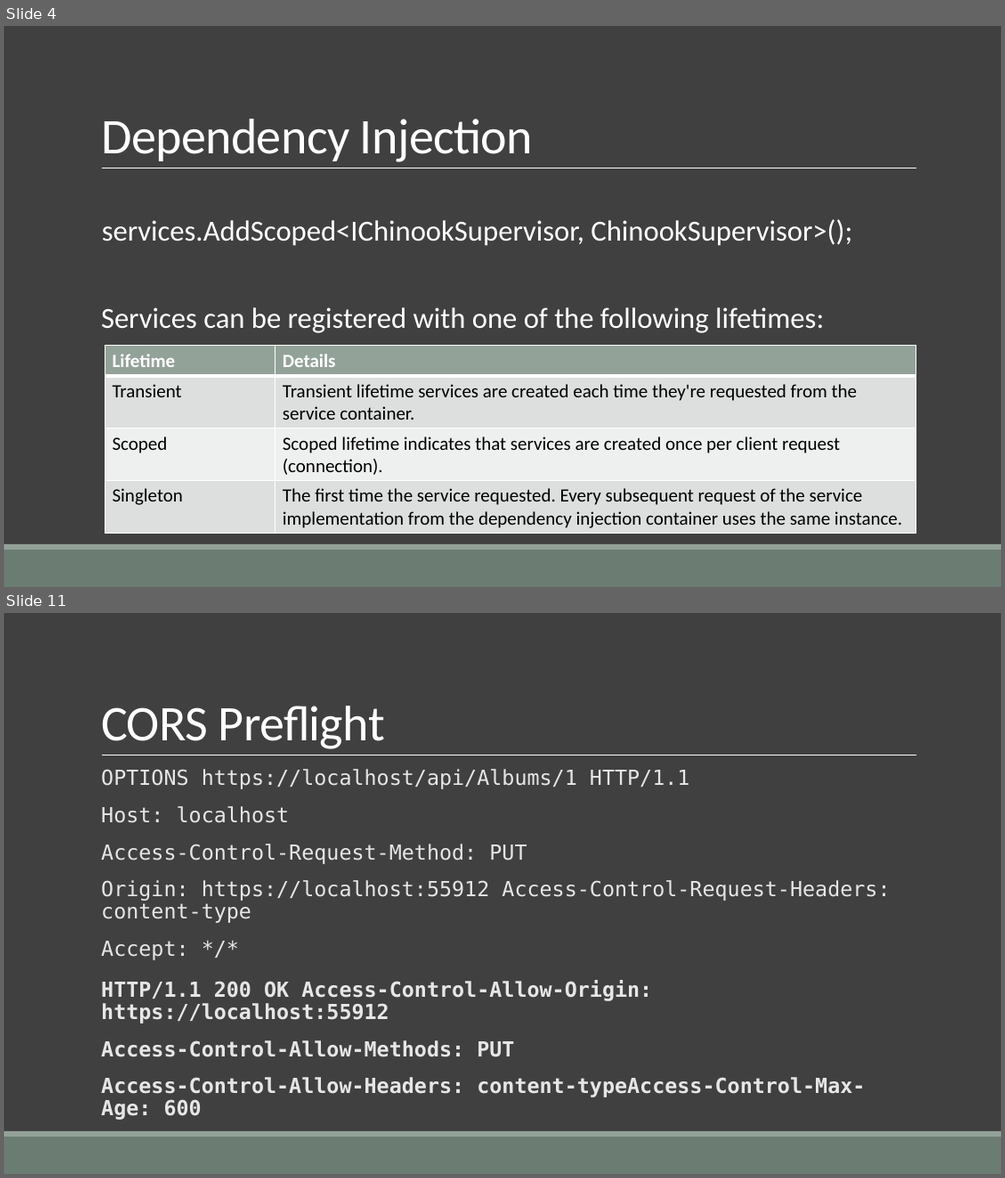
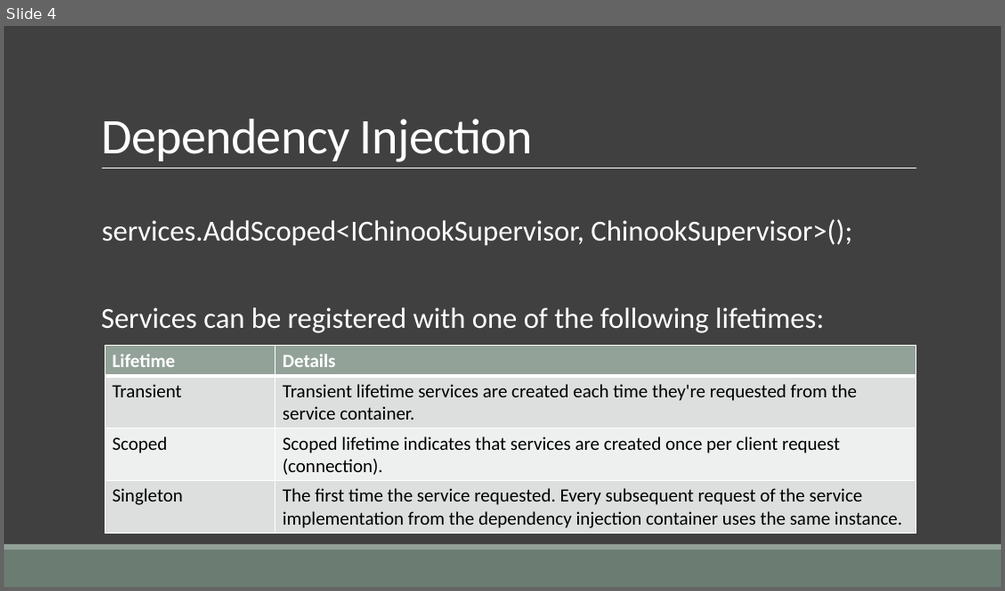
Before and after one commit to cwoodruff/aspnet-5-web-api-workshop, a slide deck: module-1/01-06 Developing the API Endpoints/01-06 Developing the Web API endpoints.pptx. Shown one above the other, each under a label of ours: slides 4 and 11 before the commit, slide 4 after it; the slides between them are not shown. The pictures are 1005x1178 and 1005x591 pixels, drawn with LibreOffice and Linux fonts; fonts in the diff are those of the drawing. Boxes give left, top, right and bottom in pixels: in the first picture for what was removed or moved away, otherwise in the second. Text is boxed around its words. In the diff, an @@ line names an element or a change of style, - is before the commit and + after.

Commit message:
updated content for endpoints, data access and identity

```diff
--- a/module-1/01-06 Developing the API Endpoints/01-06 Developing the Web API endpoints.pptx
+++ b/module-1/01-06 Developing the API Endpoints/01-06 Developing the Web API endpoints.pptx
@@ slide 11 removed at (x1=4, y1=613, x2=1001, y2=1174), background #404040; not listed: 3 template elements that a slide beside it also shows @@
@@ title removed at (x1=101, y1=706, x2=385, y2=749) @@
-CORS Preflight
@@ text removed at (x1=101, y1=769, x2=890, y2=960) @@
-  OPTIONS https://localhost/api/Albums/1 HTTP/1.1
-  Host: localhost
-  Access-Control-Request-Method: PUT
-  Origin: https://localhost:55912 Access-Control-Request-Headers: content-type
-  Accept: */*
@@ text removed at (x1=101, y1=980, x2=865, y2=1097) @@
-  HTTP/1.1 200 OK Access-Control-Allow-Origin: https://localhost:55912
-  Access-Control-Allow-Methods: PUT
-  Access-Control-Allow-Headers: content-typeAccess-Control-Max-Age: 600
```
Also in this commit, not shown: 6 other slides removed, 9 other files.
